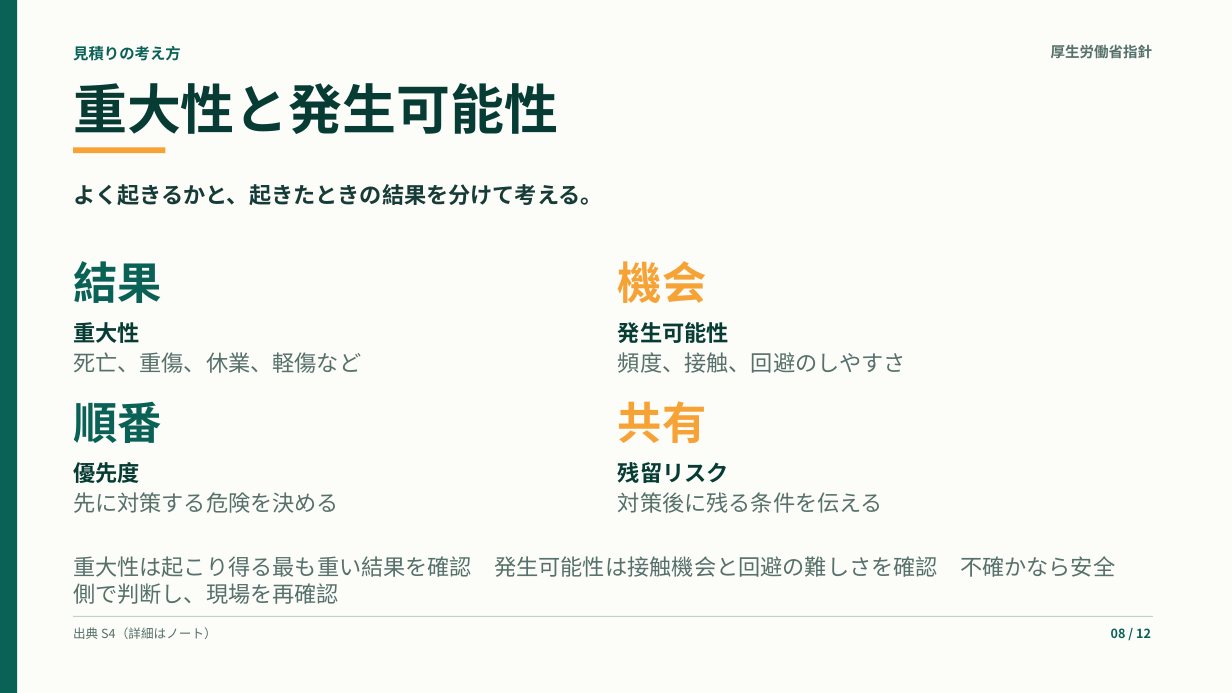
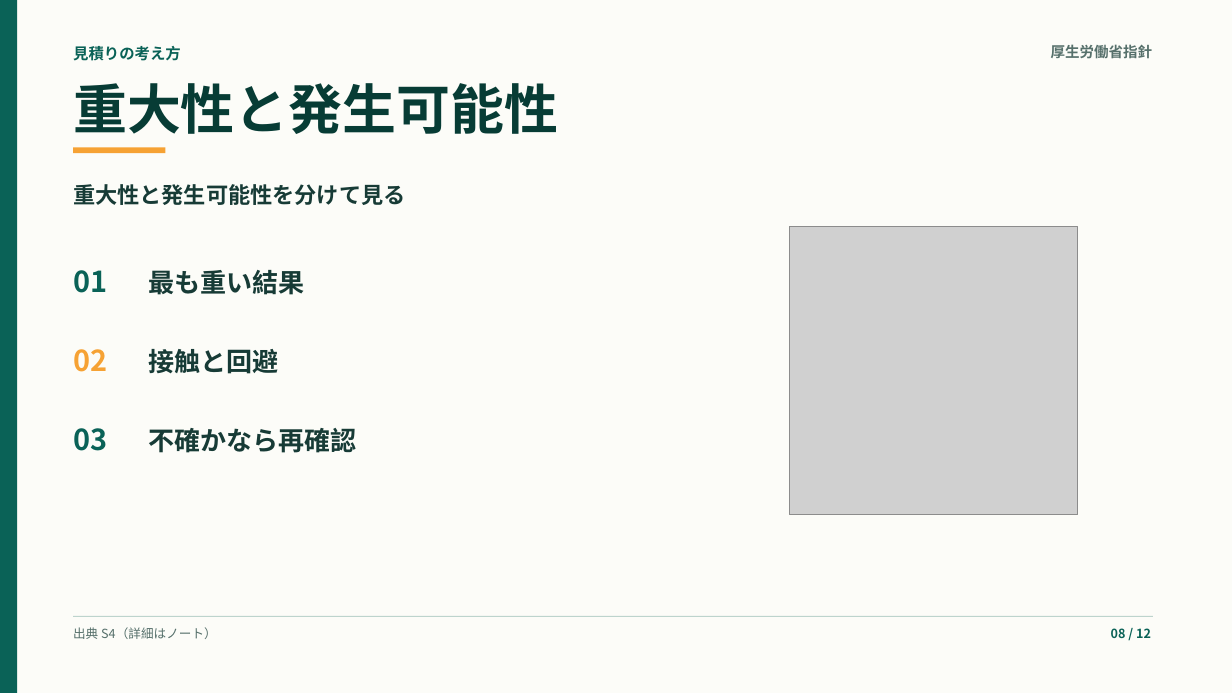
Before and after one commit to kameking-lab/safe-ai-site, a slide deck: slide 8 of web/public/training/safety-seminars/safety-management-basics-osh-law/downloads/safety-management-basics-osh-law-training.pptx. Drawn at 1232x693 pixels with LibreOffice and Linux fonts; fonts in the diff are those of the drawing; grey boxes stand for pictures. Boxes give left, top, right and bottom in pixels: in the first picture for what was removed or moved away, otherwise in the second. Text is boxed around its words. In the diff, an @@ line names an element or a change of style, - is before the commit and + after.

```diff
--- a/web/public/training/safety-seminars/safety-management-basics-osh-law/downloads/safety-management-basics-osh-law-training.pptx
+++ b/web/public/training/safety-seminars/safety-management-basics-osh-law/downloads/safety-management-basics-osh-law-training.pptx
@@ text at box(73, 184, 405, 205): text changed @@
-よく起きるかと、起きたときの結果を分けて考える。
+重大性と発生可能性を分けて見る
@@ picture added at box(789, 226, 1078, 515) @@
@@ text removed at box(618, 261, 706, 303) @@
-機会
@@ text added at box(73, 270, 107, 293), 22.5 pt, text #0A6257, bold @@
+01
@@ text at box(148, 270, 304, 295): text changed; size 34.5 to 20.3 pt; text colour #0A6257 to #173B36 @@
-結果
+最も重い結果
@@ text removed at box(73, 322, 140, 343) @@
-重大性
@@ text removed at box(618, 322, 729, 343) @@
-発生可能性
@@ text removed at box(73, 352, 361, 373) @@
-死亡、重傷、休業、軽傷など
@@ text added at box(73, 349, 107, 372), 22.5 pt, text #F6A234, bold @@
+02
@@ text added at box(148, 349, 278, 374), 20.3 pt, text #173B36, bold @@
+接触と回避
@@ text removed at box(618, 352, 906, 373) @@
-頻度、接触、回避のしやすさ
@@ text removed at box(73, 401, 161, 443) @@
-順番
@@ text removed at box(618, 401, 706, 443) @@
-共有
@@ text added at box(73, 428, 107, 451), 22.5 pt, text #0A6257, bold @@
+03
@@ text added at box(148, 428, 356, 453), 20.3 pt, text #173B36, bold @@
+不確かなら再確認
@@ text removed at box(73, 462, 140, 483) @@
-優先度
@@ text removed at box(618, 462, 729, 483) @@
-残留リスク
@@ text removed at box(73, 492, 339, 513) @@
-先に対策する危険を決める
@@ text removed at box(618, 492, 883, 513) @@
-対策後に残る条件を伝える
@@ text removed at box(73, 556, 938, 604) @@
-重大性は起こり得る最も重い結果を確認 発生可能性は接触機会と回避の難しさを確認 不確かなら安全側で判断し、現場を再確認
```
Also in this commit, not shown: 11 other slides changed, 14 other files.
